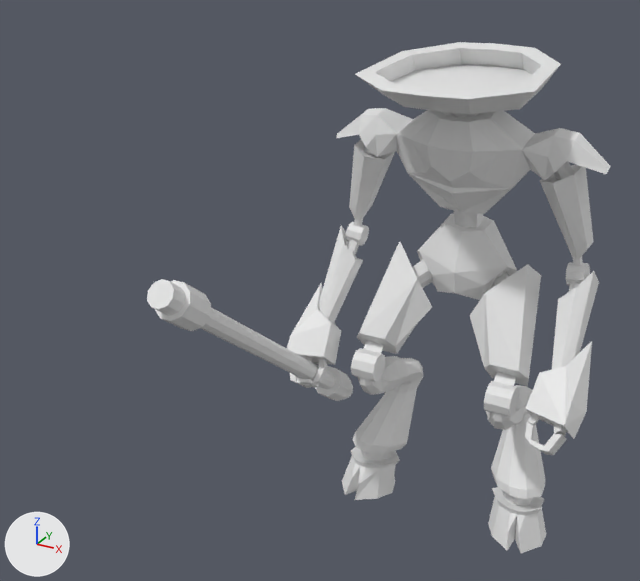
Before and after pictures for a commit that changed the Blender file Assets/Resources/Models/manti.blend.
The view is the same before and after, from a camera (50 mm lens) standing at (2.86, -8.01, 6.46) and looking at (-0.63, -1.67, 3.29). Lighting does not change. The marker at lower left points along +X, +Y and +Z.

Objects in the first picture: 'Manticore'.
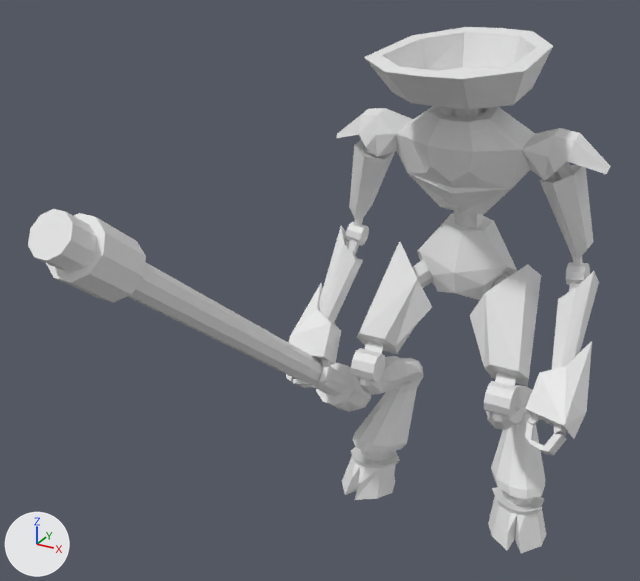
Diff of the bpy script that builds the scene:
```diff
--- a/Assets/Resources/Models/manti.blend.py
+++ b/Assets/Resources/Models/manti.blend.py
@@ me_cylinder @@
 # used by ob_manticore; location = (0.0, 0.0, 0.0); rotation_euler = (1.571, 0.0, 0.0), in degrees (90, 0, 0)
-me_cylinder.from_pydata(...)  # 1050 vertices, 974 faces, 2 loose edges; spans x -1.6..1.6, y 0.0..5.15, z -0.9..3.15
+me_cylinder.from_pydata(...)  # 1050 vertices, 974 faces, 2 loose edges; spans x -1.6..1.6, y 0.0..5.3, z -0.94..4.23
+# me_cylinder part 1: the loose piece of 100 vertices spanning x -1.44..-1.1, y 1.13..3.76, z -0.14..3.15 is scaled about its middle by 1.45, then moved by (0.01, 0.28, 0.34)
+# me_cylinder part 2: the loose piece of 8 vertices spanning x -1.46..-1.31, y 1.73..1.97, z 0.72..0.95 is scaled about its middle by (0.874, 1.03, 1.02), then moved by (-0.05, 0.01, -0.01)
+# me_cylinder part 3: the loose piece of 8 vertices spanning x -1.33..-1.18, y 1.73..1.86, z 0.82..0.94 is moved by (-0.04, -0.02, 0.0)
+# me_cylinder part 4: the loose piece of 8 vertices spanning x -1.33..-1.18, y 1.63..1.75, z 0.69..0.81 is moved by (-0.04, -0.01, 0.01)
+# me_cylinder part 5: the loose piece of 8 vertices spanning x -1.27..-1.1, y 1.87..2.17, z 0.47..0.73 is multiplied about its middle by the matrix ((0.987, -0.125, 0.1), (0.125, 0.992, 0.005), (-0.1, 0.007, 0.995)), then moved by (0.02, 0.01, -0.01)
+# me_cylinder part 6: the loose piece of 8 vertices spanning x -1.18..-1.1, y 1.74..1.94, z 0.65..0.83 is multiplied about its middle by the matrix ((0.987, -0.125, 0.1), (0.125, 0.992, 0.005), (-0.1, 0.007, 0.995)), then moved by (0.06, 0.02, -0.01)
+# me_cylinder part 7
+# 40 vertices move from x -0.84..0.84, y 4.78..5.15, z -0.9..1.03 to x -0.74..0.74, y 4.8..5.3, z -0.94..1.06
```

Location of each change, [x1, y1, x2, y2] in pixels of the pictures (640 x 581 px; the box of a moved part takes in the faces that stretch with it):
'Manticore', reshaped (26% wider)
    before: [147, 42, 610, 553]
    after: [28, 27, 610, 553]
part 1 of me_cylinder, moved or reshaped
    before: [147, 279, 353, 401]
    after: [28, 209, 371, 412]
part 2 of me_cylinder, moved or reshaped
    before: [290, 373, 300, 383]
    after: [286, 374, 296, 382]
part 3 of me_cylinder, moved or reshaped
    before: [296, 378, 313, 385]
    after: [293, 378, 309, 385]
part 4 of me_cylinder, moved or reshaped
    before: [303, 382, 319, 388]
    after: [300, 384, 315, 388]
part 5 of me_cylinder, moved or reshaped
    before: [318, 358, 327, 369]
    after: [321, 358, 331, 368]
part 6 of me_cylinder, moved or reshaped
    before: [313, 367, 327, 384]
    after: [319, 366, 332, 385]
part 7 of me_cylinder, moved or reshaped
    before: [355, 42, 561, 114]
    after: [364, 27, 553, 109]
